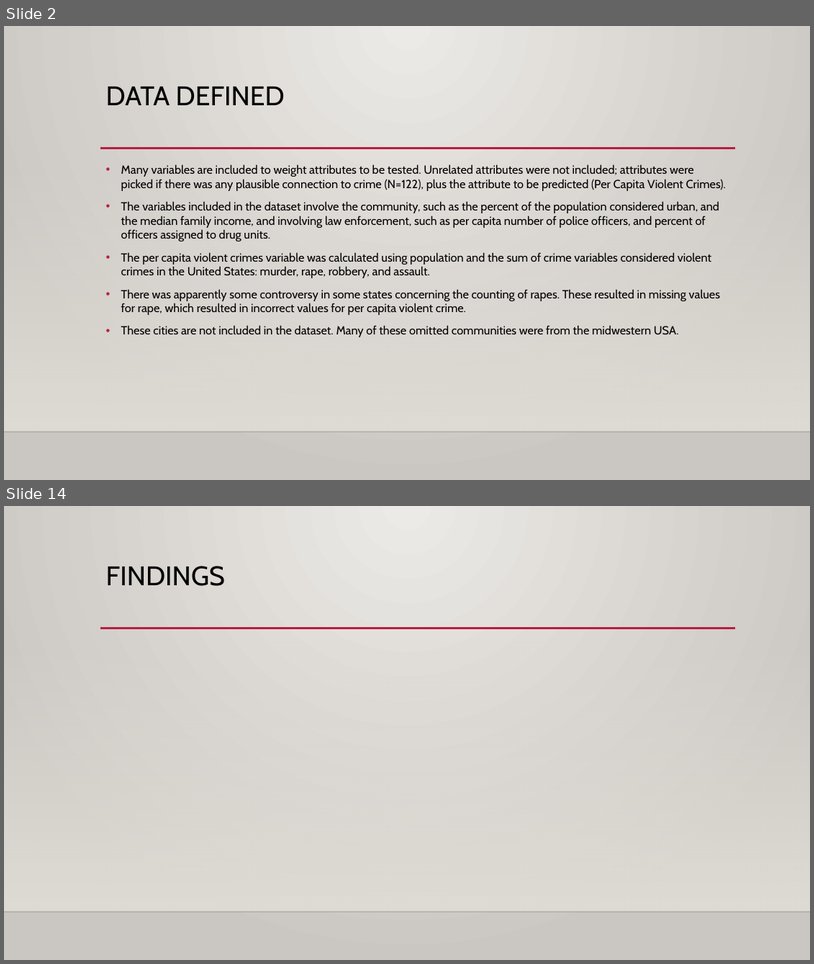
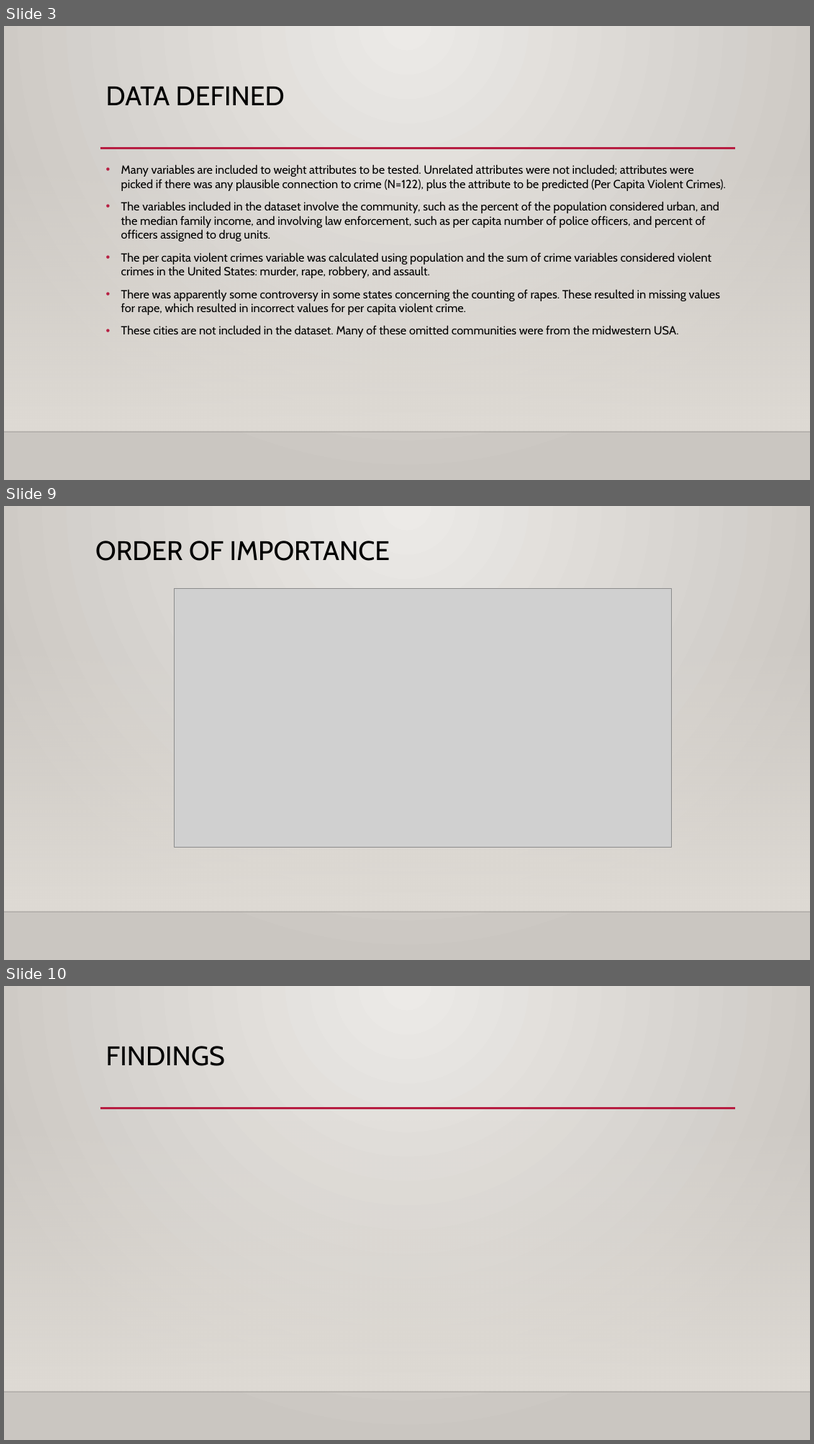
Before and after one commit to ShonTM/MSDS6306CaseStudy2, a slide deck: Violent crimes Per Population & communities.pptx. Shown one above the other, each under a label of ours: slides 2 and 14 before the commit, slides 3, 9 and 10 after it; the slides between them are not shown. The pictures are 814x964 and 814x1444 pixels, drawn with LibreOffice and Linux fonts; fonts in the diff are those of the drawing; grey boxes stand for pictures; background and template pictures are left out. Boxes give left, top, right and bottom in pixels: in the first picture for what was removed or moved away, otherwise in the second. Text is boxed around its words. In the diff, an @@ line names an element or a change of style, - is before the commit and + after.

```diff
--- a/Violent crimes Per Population & communities.pptx
+++ b/Violent crimes Per Population & communities.pptx
@@ slide 9 added at (4,506,810,960), background gradient #ECEAE7 to #CAC7C1; not listed: 2 template elements that a slide beside it also shows @@
@@ text added at (95,541,390,561), 32 pt, text #000000 @@
+ORDER OF IMPORTANCE
@@ picture added at (175,588,672,847) @@
@@ what was slide 2 is now slide 3 @@
@@ what was slide 14 is now slide 10 @@
```
Also in this commit, not shown: 6 slides changed, 4 other slides added, 4 slides removed, 16 other files.
